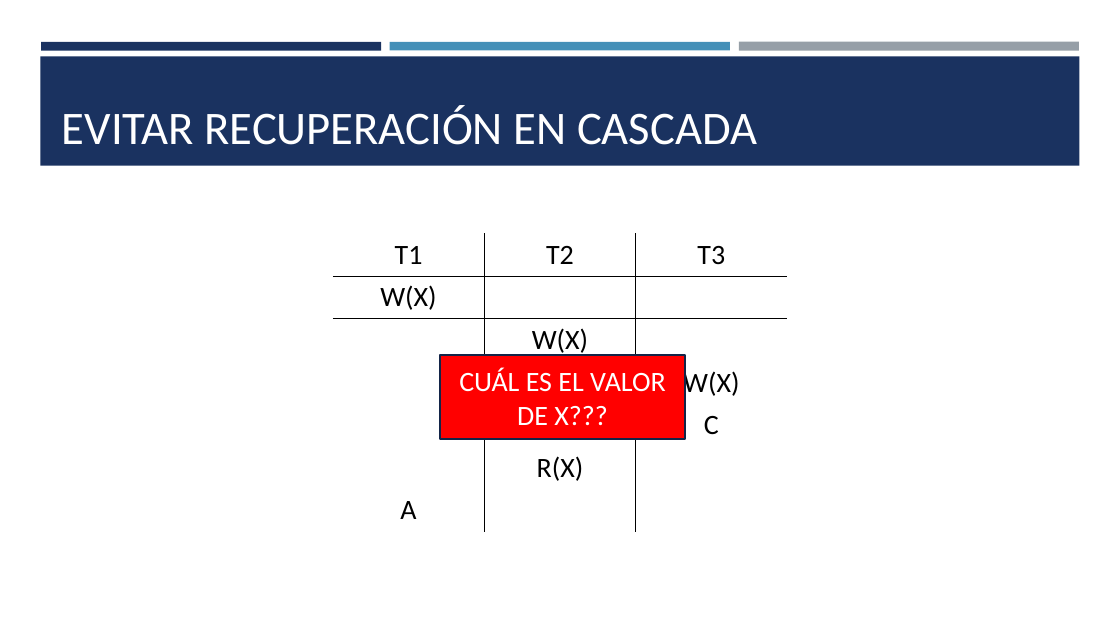
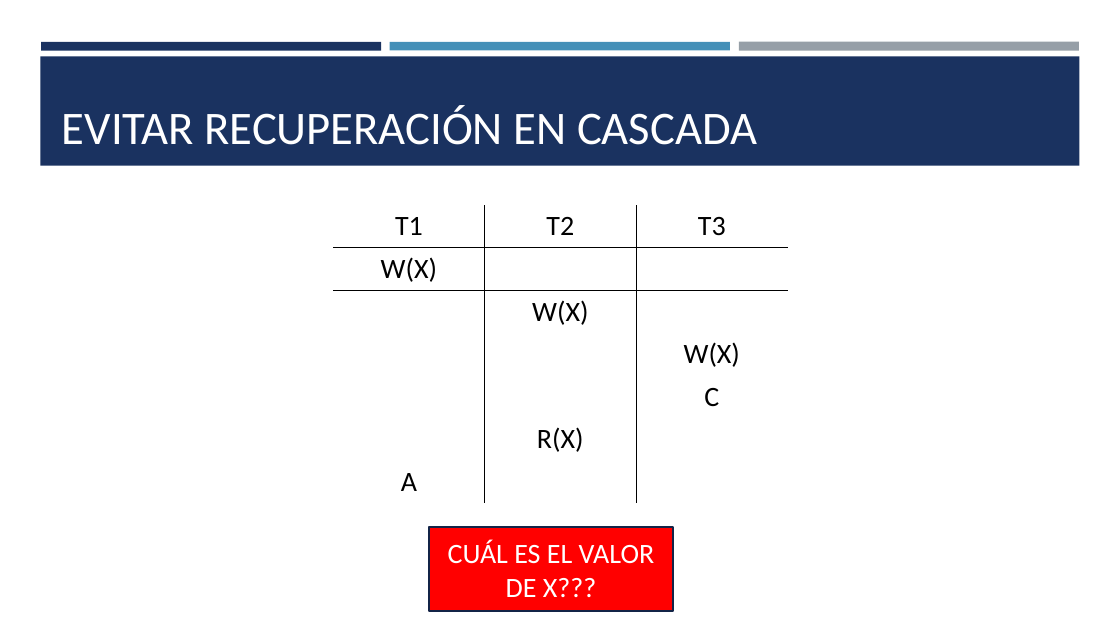
Before and after one commit to scferrada/academic-kickstart, a slide deck: slide 43 of static/pptx/transaccionesI.pptx (slide 42 before the commit). Drawn at 1120x630 pixels with LibreOffice and Linux fonts; fonts in the diff are those of the drawing. Boxes give left, top, right and bottom in pixels: in the first picture for what was removed or moved away, otherwise in the second. Text is boxed around its words. In the diff, an @@ line names an element or a change of style, - is before the commit and + after.

```diff
--- a/static/pptx/transaccionesI.pptx
+++ b/static/pptx/transaccionesI.pptx
@@ table: place and size @@
-table at bbox=[333, 234, 786, 528]
+table at bbox=[334, 205, 787, 499]
@@ rectangle "CUÁL ES EL VALOR DE ...": place and size @@
-rectangle "CUÁL ES EL VALOR DE ..." at bbox=[440, 355, 685, 439]
+rectangle "CUÁL ES EL VALOR DE ..." at bbox=[429, 528, 674, 612]
```
Also in this commit, not shown: 5 other slides changed, 1 slide added, 1 other file.
